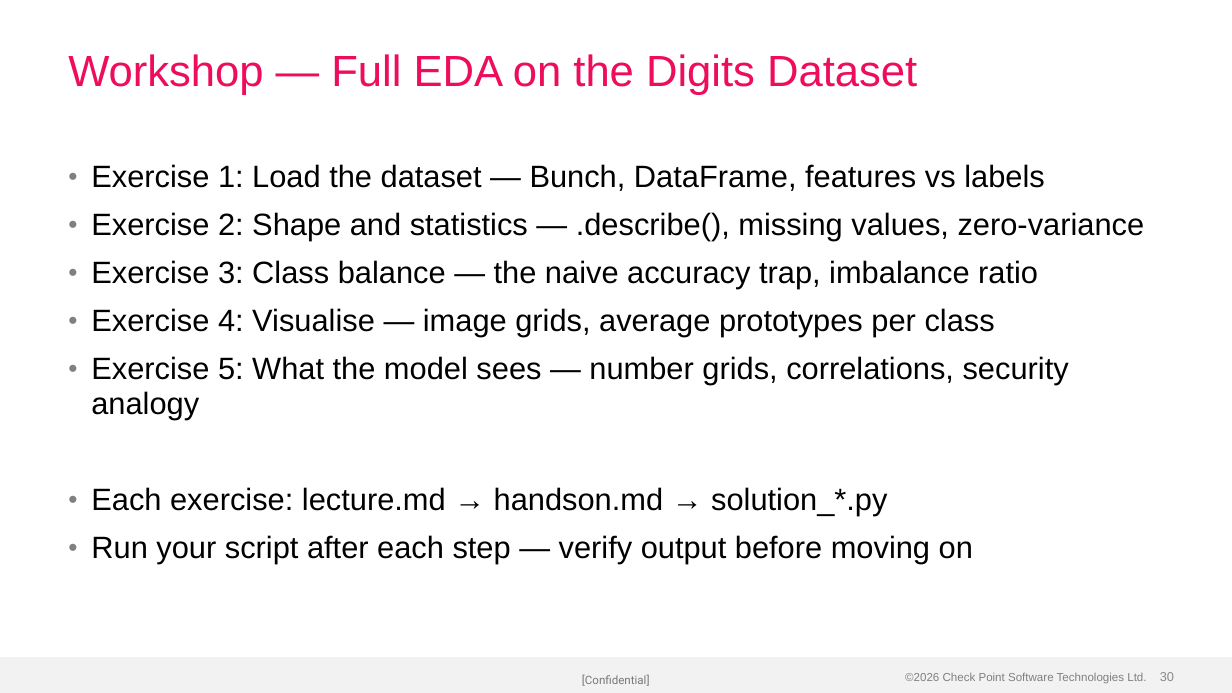
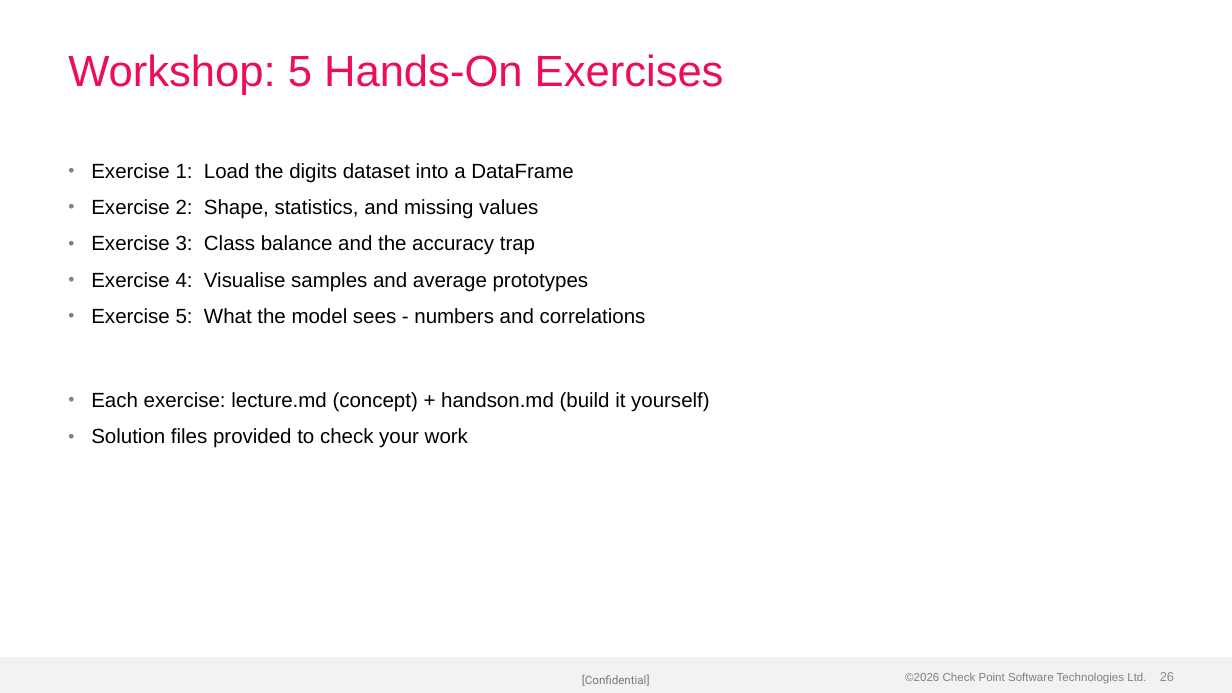
Before and after one commit to alshawwaf/ai-basic-training, a slide deck: slide 26 of stage1_classic_ml/01_what_is_ml/Lecture-1-What-is-ML.pptx (slide 30 before the commit). Drawn at 1232x693 pixels with LibreOffice and Linux fonts; fonts in the diff are those of the drawing; background and template pictures are left out. Boxes give left, top, right and bottom in pixels: in the first picture for what was removed or moved away, otherwise in the second. Text is boxed around its words. In the diff, an @@ line names an element or a change of style, - is before the commit and + after.

Commit message:
Rebuild Lecture 1 with cleaner structure and professional visuals
Reorganised from 9 fragmented sections (32 slides) to 6 focused
sections (28 slides) with a clear narrative arc. Improved image
quality with consistent colour palette, better layout variety,
and tighter content per slide.

```diff
--- a/stage1_classic_ml/01_what_is_ml/Lecture-1-What-is-ML.pptx
+++ b/stage1_classic_ml/01_what_is_ml/Lecture-1-What-is-ML.pptx
@@ title at (68,54,724,95): text changed @@
-Workshop — Full EDA on the Digits Dataset
+Workshop: 5 Hands-On Exercises
@@ text at (91,163,709,448): text changed; size 24 to 16 pt @@
-• Exercise 1: Load the dataset — Bunch, DataFrame, features vs labels
-• Exercise 2: Shape and statistics — .describe(), missing values, zero-variance
-• Exercise 3: Class balance — the naive accuracy trap, imbalance ratio
-• Exercise 4: Visualise — image grids, average prototypes per class
-• Exercise 5: What the model sees — number grids, correlations, security analogy
-• Each exercise: lecture.md → handson.md → solution_*.py
-• Run your script after each step — verify output before moving on
+• Exercise 1: Load the digits dataset into a DataFrame
+• Exercise 2: Shape, statistics, and missing values
+• Exercise 3: Class balance and the accuracy trap
+• Exercise 4: Visualise samples and average prototypes
+• Exercise 5: What the model sees - numbers and correlations
+• Each exercise: lecture.md (concept) + handson.md (build it yourself)
+• Solution files provided to check your work
@@ page number at (1160,672,1174,681): text changed @@
-30
+26
```
Also in this commit, not shown: 20 other slides changed, 4 slides added, 8 slides removed.
